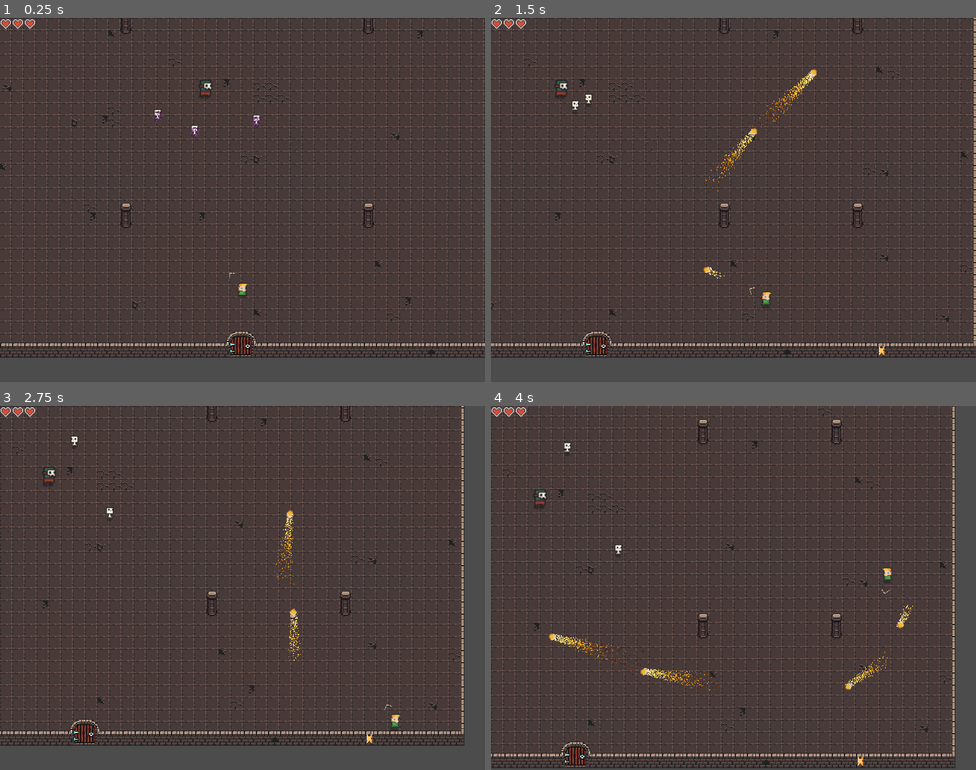
Above: before the commit, frames 1-4 (two rows, left to right).
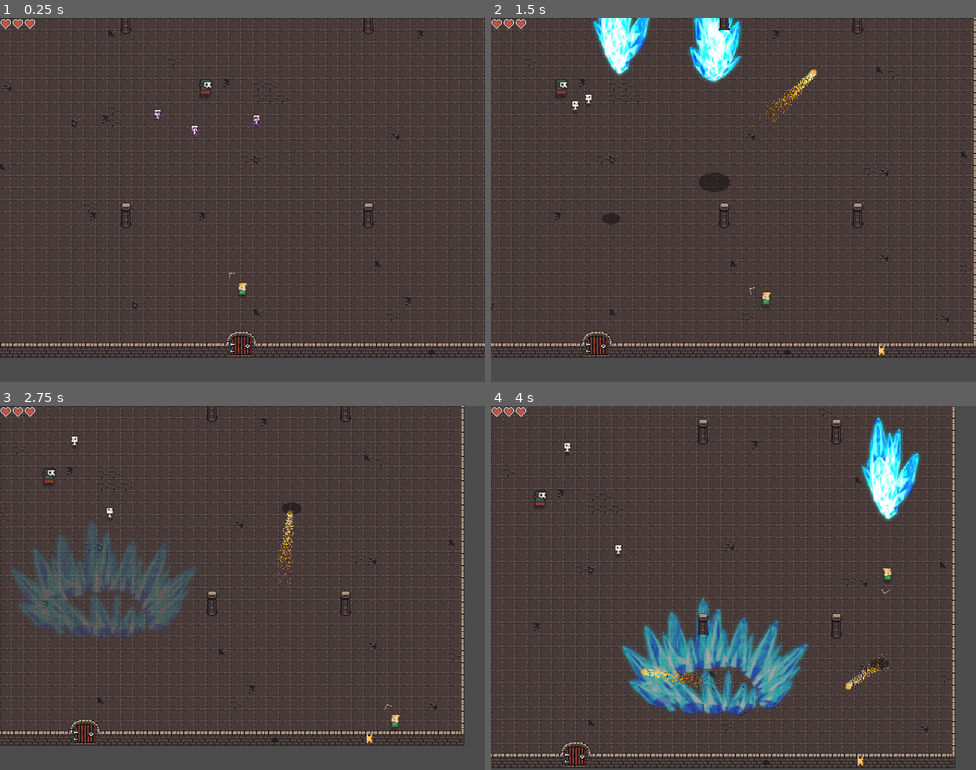
Above: after the commit, the same moments.

Repository: lungdart/cowardly_crawler
Game: Godot game, scene res://src/level/main level.tscn
The game is run twice, just before and just after one commit, with the same random seed, the same clock (stepped at 60 frames per second) and the same inputs.
Inputs (mouse positions are in pixels of both pictures, inside the frame that each line leads up to):
- Up to frame 1 (0.25 s): no input
- Up to frame 2 (1.5 s): move the mouse to (840, 181) at 0.52 s; press the mouse at (840, 181) at 0.53 s; hold D (move_right) 0.53-1.28 s; right-click (840, 181) at 0.8 s; move the mouse to (636, 218) at 1.27 s; release the mouse at (636, 218) at 1.28 s; hold S (move_down) from 1.28 s (still down); right-click (636, 218) at 1.35 s
- Up to frame 3 (2.75 s): click (145, 606) at 1.55 s; move the mouse to (291, 507) at 2.02 s; release S (move_down) at 2.03 s; press the mouse at (291, 507) at 2.03 s; hold D (move_right) from 2.03 s (still down); right-click (291, 507) at 2.3 s
- Up to frame 4 (4 s): move the mouse to (709, 660) at 2.77 s; release D (move_right) at 2.78 s; release the mouse at (709, 660) at 2.78 s; hold W (move_up) 2.78-3.53 s; right-click (709, 660) at 2.85 s; click (709, 660) at 3.05 s; move the mouse to (879, 642) at 3.52 s; press the mouse at (879, 642) at 3.53 s; hold A (move_left) from 3.53 s (still down); right-click (879, 642) at 3.8 s

The runs differ from the first frame. In frame 1, 0.1% of the frame differs, in the area x 41-52%, y 16-77%; in frame 2, 3.3%; in frame 3, 6.3%; in frame 4, 9.0%, in the area x 8-89%, y 0-85%.

Commit message:
Beginings of ICE spell

Diff:
--- a/src/actors/enemies/necromancer/Necromancer.tscn
+++ b/src/actors/enemies/necromancer/Necromancer.tscn
@@ -15,36 +15,36 @@
 [ext_resource path="res://src/actors/enemies/necromancer/Sight.gd" type="Script" id=13]
 [ext_resource path="res://src/shaders/flash_white.shader" type="Shader" id=14]
 
-[sub_resource type="ShaderMaterial" id=6]
+[sub_resource type="ShaderMaterial" id=1]
 shader = ExtResource( 14 )
 shader_param/active = false
 
-[sub_resource type="SpriteFrames" id=1]
+[sub_resource type="SpriteFrames" id=2]
 animations = [ {
+"frames": [ ExtResource( 3 ), ExtResource( 6 ), ExtResource( 5 ), ExtResource( 4 ) ],
+"loop": true,
+"name": "Idle",
+"speed": 10.0
+}, {
 "frames": [ ExtResource( 9 ), ExtResource( 2 ), ExtResource( 7 ), ExtResource( 8 ) ],
 "loop": true,
 "name": "Move",
 "speed": 10.0
-}, {
-"frames": [ ExtResource( 3 ), ExtResource( 6 ), ExtResource( 5 ), ExtResource( 4 ) ],
-"loop": true,
-"name": "Idle",
-"speed": 10.0
 } ]
 
-[sub_resource type="CapsuleShape2D" id=2]
+[sub_resource type="CapsuleShape2D" id=3]
 radius = 3.37011
 height = 5.58009
 
-[sub_resource type="CapsuleShape2D" id=3]
+[sub_resource type="CapsuleShape2D" id=4]
 radius = 7.51614
 height = 9.22137
 
-[sub_resource type="CapsuleShape2D" id=4]
+[sub_resource type="CapsuleShape2D" id=5]
 radius = 8.67841
 height = 7.28424
 
-[sub_resource type="CircleShape2D" id=5]
+[sub_resource type="CircleShape2D" id=6]
 radius = 90.0
 
 [sub_resource type="Animation" id=7]
@@ -91,18 +91,18 @@
 texture = ExtResource( 10 )
 
 [node name="Sprite" type="AnimatedSprite" parent="."]
-material = SubResource( 6 )
+material = SubResource( 1 )
 scale = Vector2( 1.5, 1.5 )
-frames = SubResource( 1 )
+frames = SubResource( 2 )
 animation = "Idle"
-frame = 1
+frame = 2
 playing = true
 
 [node name="Boundry" type="CollisionShape2D" parent="."]
 visible = false
 position = Vector2( 0.387428, 6.77991 )
 rotation = 1.5708
-shape = SubResource( 2 )
+shape = SubResource( 3 )
 
 [node name="HurtBox" type="Area2D" parent="."]
 visible = false
--- a/src/actors/player/Player.gd
+++ b/src/actors/player/Player.gd
@@ -26,11 +26,12 @@
 onready var targetCursor = $"Target Origin"
 
 onready var projectiles = {
-	"fireball": preload("res://src/particles/fireball.tscn")
+	"fireball": preload("res://src/particles/Fireball.tscn"),
+	"ice": preload("res://src/particles/Ice.tscn")
 }
 onready var equipped_projectiles = [
 	projectiles["fireball"],
-	projectiles["fireball"]
+	projectiles["ice"]
 ]
 
 func _ready():
@@ -113,10 +114,7 @@
 
 	var projectile = self.equipped_projectiles[id]
 	var instance = projectile.instance()
-	instance.rotation = self.target_angle
-	instance.direction = -Vector2(cos(self.target_angle), sin(self.target_angle))
-	instance.position = global_position + (instance.direction * 48)
-
+	instance.init(global_position, get_global_mouse_position())
 	get_tree().get_root().add_child(instance)
 
 
--- a/src/actors/player/Player.tscn
+++ b/src/actors/player/Player.tscn
@@ -22,6 +22,11 @@
 
 [sub_resource type="SpriteFrames" id=2]
 animations = [ {
+"frames": [ ExtResource( 9 ), ExtResource( 7 ), ExtResource( 8 ), ExtResource( 5 ) ],
+"loop": true,
+"name": "Idle",
+"speed": 10.0
+}, {
 "frames": [ ExtResource( 4 ), ExtResource( 3 ), ExtResource( 2 ), ExtResource( 6 ) ],
 "loop": true,
 "name": "Move",
@@ -31,11 +36,6 @@
 "loop": true,
 "name": "Hurt",
 "speed": 5.0
-}, {
-"frames": [ ExtResource( 9 ), ExtResource( 7 ), ExtResource( 8 ), ExtResource( 5 ) ],
-"loop": true,
-"name": "Idle",
-"speed": 10.0
 } ]
 
 [sub_resource type="CapsuleShape2D" id=3]
@@ -151,7 +151,8 @@
 material = SubResource( 1 )
 position = Vector2( 0, -4 )
 frames = SubResource( 2 )
-animation = "Hurt"
+animation = "Idle"
+frame = 1
 playing = true
 
 [node name="Boundry" type="CollisionShape2D" parent="."]
--- a/src/level/main level.tscn
+++ b/src/level/main level.tscn
@@ -81,9 +81,15 @@
 [sub_resource type="ConvexPolygonShape2D" id=25]
 points = PoolVector2Array( 0, 0, 16, 0, 16, 16, 0, 16 )
 
+[sub_resource type="ConvexPolygonShape2D" id=26]
+points = PoolVector2Array( 0, 0, 16, 0, 16, 16, 0, 16 )
+
 [sub_resource type="ConvexPolygonShape2D" id=27]
 points = PoolVector2Array( 0, 0, 16, 0, 16, 16, 0, 16 )
 
+[sub_resource type="ConvexPolygonShape2D" id=28]
+points = PoolVector2Array( 0, 0, 16, 0, 16, 16, 0, 16 )
+
 [sub_resource type="ConvexPolygonShape2D" id=29]
 points = PoolVector2Array( 0, 0, 16, 0, 16, 16, 0, 16 )
 
@@ -91,99 +97,93 @@
 points = PoolVector2Array( 0, 0, 16, 0, 16, 16, 0, 16 )
 
 [sub_resource type="ConvexPolygonShape2D" id=31]
-points = PoolVector2Array( 0, 0, 16, 0, 16, 16, 0, 16 )
+points = PoolVector2Array( 10.9311, 12.308, 15.5825, 12.308, 16, 16, 11.1249, 16 )
+
+[sub_resource type="ConvexPolygonShape2D" id=32]
+points = PoolVector2Array( 0, 11.9204, 4.81526, 12.1142, 5.00906, 16, 0, 16 )
+
+[sub_resource type="ConvexPolygonShape2D" id=33]
+points = PoolVector2Array( 0, 0, 4.81061, 0, 5.00906, 16, 0, 16 )
 
 [sub_resource type="ConvexPolygonShape2D" id=34]
-points = PoolVector2Array( 0, 0, 16, 0, 16, 16, 0, 16 )
+points = PoolVector2Array( 11.3187, 0, 16, 0, 16, 16, 11.5125, 16 )
 
 [sub_resource type="ConvexPolygonShape2D" id=35]
-points = PoolVector2Array( 10.9311, 12.308, 15.5825, 12.308, 16, 16, 11.1249, 16 )
+points = PoolVector2Array( 10.9311, 0, 16, 0, 16, 16, 10.9311, 16 )
 
 [sub_resource type="ConvexPolygonShape2D" id=36]
-points = PoolVector2Array( 0, 11.9204, 4.81526, 12.1142, 5.00906, 16, 0, 16 )
+points = PoolVector2Array( 0, 0, 5.39668, 0.270096, 5.39668, 16, 0, 16 )
 
 [sub_resource type="ConvexPolygonShape2D" id=37]
-points = PoolVector2Array( 0, 0, 4.81061, 0, 5.00906, 16, 0, 16 )
+points = PoolVector2Array( 0, 0, 16, 0, 16, 16, 0, 16 )
 
 [sub_resource type="ConvexPolygonShape2D" id=38]
-points = PoolVector2Array( 11.3187, 0, 16, 0, 16, 16, 11.5125, 16 )
+points = PoolVector2Array( 11.6625, 0.37796, 15.5387, 0.37796, 15.5387, 16, 0.227951, 15.8825, 0.0341492, 12.0063, 11.6625, 12.0063 )
 
 [sub_resource type="ConvexPolygonShape2D" id=39]
-points = PoolVector2Array( 10.9311, 0, 16, 0, 16, 16, 10.9311, 16 )
+points = PoolVector2Array( 0, 0.184143, 4.38383, 0.37796, 4.57765, 11.6187, 15.6246, 11.8125, 15.8184, 15.6887, 0, 15.6887 )
 
 [sub_resource type="ConvexPolygonShape2D" id=40]
-points = PoolVector2Array( 0, 0, 5.39668, 0.270096, 5.39668, 16, 0, 16 )
+points = PoolVector2Array( 0, 0, 16, 0, 16, 16, 0, 16 )
 
 [sub_resource type="ConvexPolygonShape2D" id=41]
-points = PoolVector2Array( 0, 0, 16, 0, 16, 16, 0, 16 )
+points = PoolVector2Array( 15.7544, 15.9903, 0.249847, 15.9903, 0.249847, 12.5018, 15.7544, 12.5018 )
 
 [sub_resource type="ConvexPolygonShape2D" id=42]
-points = PoolVector2Array( 11.6625, 0.37796, 15.5387, 0.37796, 15.5387, 16, 0.227951, 15.8825, 0.0341492, 12.0063, 11.6625, 12.0063 )
+points = PoolVector2Array( 15.8403, 16, 0, 16, 0, 12.308, 15.8403, 12.308 )
 
 [sub_resource type="ConvexPolygonShape2D" id=43]
-points = PoolVector2Array( 0, 0.184143, 4.38383, 0.37796, 4.57765, 11.6187, 15.6246, 11.8125, 15.8184, 15.6887, 0, 15.6887 )
+points = PoolVector2Array( 15.8403, 0.270096, 16, 16, 0, 16, 0, 12.2861, 11.189, 12.4799, 11.3828, 0 )
 
 [sub_resource type="ConvexPolygonShape2D" id=44]
-points = PoolVector2Array( 0, 0, 16, 0, 16, 16, 0, 16 )
+points = PoolVector2Array( 0, 0, 4.5136, 0, 4.70741, 12.2861, 16, 12.2861, 16, 16, 0, 16 )
 
 [sub_resource type="ConvexPolygonShape2D" id=45]
-points = PoolVector2Array( 15.7544, 15.9903, 0.249847, 15.9903, 0.249847, 12.5018, 15.7544, 12.5018 )
+points = PoolVector2Array( 16, 16, 0, 16, 0.163895, 11.7063, 16, 11.9002 )
 
 [sub_resource type="ConvexPolygonShape2D" id=46]
-points = PoolVector2Array( 15.8403, 16, 0, 16, 0, 12.308, 15.8403, 12.308 )
+points = PoolVector2Array( 16, 16, 0, 16, 0, 11.7063, 16, 11.7063 )
 
 [sub_resource type="ConvexPolygonShape2D" id=47]
-points = PoolVector2Array( 15.8403, 0.270096, 16, 16, 0, 16, 0, 12.2861, 11.189, 12.4799, 11.3828, 0 )
+points = PoolVector2Array( 16, 16, 0, 16, 0, 12.094, 16, 12.094 )
 
 [sub_resource type="ConvexPolygonShape2D" id=48]
-points = PoolVector2Array( 0, 0, 4.5136, 0, 4.70741, 12.2861, 16, 12.2861, 16, 16, 0, 16 )
+points = PoolVector2Array( 0, 12.2878, 1.97221, 12.094, 2.55363, 9.57447, 13.4068, 9.38067, 14.182, 11.9002, 16, 12.094, 16, 16, 0, 16 )
 
 [sub_resource type="ConvexPolygonShape2D" id=49]
-points = PoolVector2Array( 16, 16, 0, 16, 0.163895, 11.7063, 16, 11.9002 )
+points = PoolVector2Array( 0, 12.2878, 2.25197, 12.2878, 2.83339, 8.99306, 13.6866, 9.18686, 14.268, 12.2878, 16, 12.2878, 16, 16, 0, 16 )
 
 [sub_resource type="ConvexPolygonShape2D" id=50]
-points = PoolVector2Array( 16, 16, 0, 16, 0, 11.7063, 16, 11.7063 )
+points = PoolVector2Array( 0, 13.063, 1.9503, 12.094, 2.91934, 9.76828, 12.6097, 9.38067, 13.9663, 12.2878, 16, 12.6754, 16, 16, 0, 16 )
 
 [sub_resource type="ConvexPolygonShape2D" id=51]
-points = PoolVector2Array( 16, 16, 0, 16, 0, 12.094, 16, 12.094 )
+points = PoolVector2Array( 16, 16, 0, 16, 0, 11.553, 16, 11.553 )
 
 [sub_resource type="ConvexPolygonShape2D" id=52]
-points = PoolVector2Array( 0, 12.2878, 1.97221, 12.094, 2.55363, 9.57447, 13.4068, 9.38067, 14.182, 11.9002, 16, 12.094, 16, 16, 0, 16 )
+points = PoolVector2Array( 16, 16, 0.0560379, 16, 0.0560379, 11.553, 16, 11.553 )
 
 [sub_resource type="ConvexPolygonShape2D" id=53]
-points = PoolVector2Array( 0, 12.2878, 2.25197, 12.2878, 2.83339, 8.99306, 13.6866, 9.18686, 14.268, 12.2878, 16, 12.2878, 16, 16, 0, 16 )
+points = PoolVector2Array( 16, 16, 0, 16, 0, 11.553, 16, 11.553 )
 
 [sub_resource type="ConvexPolygonShape2D" id=54]
-points = PoolVector2Array( 0, 13.063, 1.9503, 12.094, 2.91934, 9.76828, 12.6097, 9.38067, 13.9663, 12.2878, 16, 12.6754, 16, 16, 0, 16 )
-
-[sub_resource type="ConvexPolygonShape2D" id=60]
-points = PoolVector2Array( 16, 16, 0, 16, 0, 11.553, 16, 11.553 )
-
-[sub_resource type="ConvexPolygonShape2D" id=61]
-points = PoolVector2Array( 16, 16, 0.0560379, 16, 0.0560379, 11.553, 16, 11.553 )
-
-[sub_resource type="ConvexPolygonShape2D" id=62]
-points = PoolVector2Array( 16, 16, 0, 16, 0, 11.553, 16, 11.553 )
-
-[sub_resource type="ConvexPolygonShape2D" id=63]
 points = PoolVector2Array( 16, 16, 0.0341415, 16, 0.0341415, 11.553, 16, 11.553 )
 
-[sub_resource type="ConvexPolygonShape2D" id=64]
+[sub_resource type="ConvexPolygonShape2D" id=55]
 points = PoolVector2Array( 15.4308, 0, 10.9733, 3.80473, 4.77145, 3.80473, 0.701515, 0 )
 
-[sub_resource type="ConvexPolygonShape2D" id=65]
+[sub_resource type="ConvexPolygonShape2D" id=56]
 points = PoolVector2Array( 16, 0, 11.8344, 3.61093, 4.27598, 3.61093, 0.399849, 0 )
 
-[sub_resource type="ConvexPolygonShape2D" id=66]
+[sub_resource type="ConvexPolygonShape2D" id=57]
 points = PoolVector2Array( 0.507713, 16, 2.63958, 13.9905, 13.4928, 13.9905, 15.4308, 15.9286 )
 
-[sub_resource type="ConvexPolygonShape2D" id=67]
-points = PoolVector2Array( 0, 0, 16, 0, 16, 16, 0, 16 )
-
-[sub_resource type="ConvexPolygonShape2D" id=68]
+[sub_resource type="ConvexPolygonShape2D" id=58]
+points = PoolVector2Array( 0, 0, 16, 0, 16, 16, 0, 16 )
+
+[sub_resource type="ConvexPolygonShape2D" id=59]
 points = PoolVector2Array( 16, 16, 0, 16, 0, 12.1603, 16, 12.1603 )
 
-[sub_resource type="TileSet" id=59]
+[sub_resource type="TileSet" id=60]
 0/name = "0x72_DungeonTilesetII_v1.3.png 0"
 0/texture = ExtResource( 2 )
 0/tex_offset = Vector2( 0, 0 )
@@ -358,205 +358,205 @@
 "autotile_coord": Vector2( 3, 15 ),
 "one_way": false,
 "one_way_margin": 1.0,
+"shape": SubResource( 26 ),
+"shape_transform": Transform2D( 1, 0, 0, 1, 0, 0 )
+}, {
+"autotile_coord": Vector2( 4, 15 ),
+"one_way": false,
+"one_way_margin": 1.0,
 "shape": SubResource( 27 ),
 "shape_transform": Transform2D( 1, 0, 0, 1, 0, 0 )
 }, {
-"autotile_coord": Vector2( 4, 15 ),
+"autotile_coord": Vector2( 5, 15 ),
+"one_way": false,
+"one_way_margin": 1.0,
+"shape": SubResource( 28 ),
+"shape_transform": Transform2D( 1, 0, 0, 1, 0, 0 )
+}, {
+"autotile_coord": Vector2( 5, 15 ),
 "one_way": false,
 "one_way_margin": 1.0,
 "shape": SubResource( 29 ),
 "shape_transform": Transform2D( 1, 0, 0, 1, 0, 0 )
 }, {
-"autotile_coord": Vector2( 5, 15 ),
+"autotile_coord": Vector2( 6, 15 ),
 "one_way": false,
 "one_way_margin": 1.0,
 "shape": SubResource( 30 ),
 "shape_transform": Transform2D( 1, 0, 0, 1, 0, 0 )
 }, {
-"autotile_coord": Vector2( 5, 15 ),
+"autotile_coord": Vector2( 0, 7 ),
 "one_way": false,
 "one_way_margin": 1.0,
 "shape": SubResource( 31 ),
 "shape_transform": Transform2D( 1, 0, 0, 1, 0, 0 )
 }, {
-"autotile_coord": Vector2( 6, 15 ),
+"autotile_coord": Vector2( 1, 7 ),
+"one_way": false,
+"one_way_margin": 1.0,
+"shape": SubResource( 32 ),
+"shape_transform": Transform2D( 1, 0, 0, 1, 0, 0 )
+}, {
+"autotile_coord": Vector2( 1, 8 ),
+"one_way": false,
+"one_way_margin": 1.0,
+"shape": SubResource( 33 ),
+"shape_transform": Transform2D( 1, 0, 0, 1, 0, 0 )
+}, {
+"autotile_coord": Vector2( 0, 8 ),
 "one_way": false,
 "one_way_margin": 1.0,
 "shape": SubResource( 34 ),
 "shape_transform": Transform2D( 1, 0, 0, 1, 0, 0 )
 }, {
-"autotile_coord": Vector2( 0, 7 ),
+"autotile_coord": Vector2( 0, 9 ),
 "one_way": false,
 "one_way_margin": 1.0,
 "shape": SubResource( 35 ),
 "shape_transform": Transform2D( 1, 0, 0, 1, 0, 0 )
 }, {
-"autotile_coord": Vector2( 1, 7 ),
+"autotile_coord": Vector2( 1, 9 ),
 "one_way": false,
 "one_way_margin": 1.0,
 "shape": SubResource( 36 ),
 "shape_transform": Transform2D( 1, 0, 0, 1, 0, 0 )
 }, {
-"autotile_coord": Vector2( 1, 8 ),
+"autotile_coord": Vector2( 2, 2 ),
 "one_way": false,
 "one_way_margin": 1.0,
 "shape": SubResource( 37 ),
 "shape_transform": Transform2D( 1, 0, 0, 1, 0, 0 )
 }, {
-"autotile_coord": Vector2( 0, 8 ),
+"autotile_coord": Vector2( 4, 8 ),
 "one_way": false,
 "one_way_margin": 1.0,
 "shape": SubResource( 38 ),
 "shape_transform": Transform2D( 1, 0, 0, 1, 0, 0 )
 }, {
-"autotile_coord": Vector2( 0, 9 ),
+"autotile_coord": Vector2( 5, 8 ),
 "one_way": false,
 "one_way_margin": 1.0,
 "shape": SubResource( 39 ),
 "shape_transform": Transform2D( 1, 0, 0, 1, 0, 0 )
 }, {
-"autotile_coord": Vector2( 1, 9 ),
+"autotile_coord": Vector2( 5, 9 ),
 "one_way": false,
 "one_way_margin": 1.0,
 "shape": SubResource( 40 ),
 "shape_transform": Transform2D( 1, 0, 0, 1, 0, 0 )
 }, {
-"autotile_coord": Vector2( 2, 2 ),
+"autotile_coord": Vector2( 2, 7 ),
 "one_way": false,
 "one_way_margin": 1.0,
 "shape": SubResource( 41 ),
 "shape_transform": Transform2D( 1, 0, 0, 1, 0, 0 )
 }, {
-"autotile_coord": Vector2( 4, 8 ),
+"autotile_coord": Vector2( 3, 7 ),
 "one_way": false,
 "one_way_margin": 1.0,
 "shape": SubResource( 42 ),
 "shape_transform": Transform2D( 1, 0, 0, 1, 0, 0 )
 }, {
-"autotile_coord": Vector2( 5, 8 ),
+"autotile_coord": Vector2( 3, 9 ),
 "one_way": false,
 "one_way_margin": 1.0,
 "shape": SubResource( 43 ),
 "shape_transform": Transform2D( 1, 0, 0, 1, 0, 0 )
 }, {
-"autotile_coord": Vector2( 5, 9 ),
+"autotile_coord": Vector2( 2, 9 ),
 "one_way": false,
 "one_way_margin": 1.0,
 "shape": SubResource( 44 ),
 "shape_transform": Transform2D( 1, 0, 0, 1, 0, 0 )
 }, {
-"autotile_coord": Vector2( 2, 7 ),
+"autotile_coord": Vector2( 1, 0 ),
 "one_way": false,
 "one_way_margin": 1.0,
 "shape": SubResource( 45 ),
 "shape_transform": Transform2D( 1, 0, 0, 1, 0, 0 )
 }, {
-"autotile_coord": Vector2( 3, 7 ),
+"autotile_coord": Vector2( 2, 0 ),
 "one_way": false,
 "one_way_margin": 1.0,
 "shape": SubResource( 46 ),
 "shape_transform": Transform2D( 1, 0, 0, 1, 0, 0 )
 }, {
-"autotile_coord": Vector2( 3, 9 ),
+"autotile_coord": Vector2( 3, 0 ),
 "one_way": false,
 "one_way_margin": 1.0,
 "shape": SubResource( 47 ),
 "shape_transform": Transform2D( 1, 0, 0, 1, 0, 0 )
 }, {
-"autotile_coord": Vector2( 2, 9 ),
+"autotile_coord": Vector2( 4, 0 ),
 "one_way": false,
 "one_way_margin": 1.0,
 "shape": SubResource( 48 ),
 "shape_transform": Transform2D( 1, 0, 0, 1, 0, 0 )
 }, {
-"autotile_coord": Vector2( 1, 0 ),
+"autotile_coord": Vector2( 5, 0 ),
 "one_way": false,
 "one_way_margin": 1.0,
 "shape": SubResource( 49 ),
 "shape_transform": Transform2D( 1, 0, 0, 1, 0, 0 )
 }, {
-"autotile_coord": Vector2( 2, 0 ),
+"autotile_coord": Vector2( 6, 0 ),
 "one_way": false,
 "one_way_margin": 1.0,
 "shape": SubResource( 50 ),
 "shape_transform": Transform2D( 1, 0, 0, 1, 0, 0 )
 }, {
-"autotile_coord": Vector2( 3, 0 ),
+"autotile_coord": Vector2( 1, 14 ),
 "one_way": false,
 "one_way_margin": 1.0,
 "shape": SubResource( 51 ),
 "shape_transform": Transform2D( 1, 0, 0, 1, 0, 0 )
 }, {
-"autotile_coord": Vector2( 4, 0 ),
+"autotile_coord": Vector2( 2, 14 ),
 "one_way": false,
 "one_way_margin": 1.0,
 "shape": SubResource( 52 ),
 "shape_transform": Transform2D( 1, 0, 0, 1, 0, 0 )
 }, {
-"autotile_coord": Vector2( 5, 0 ),
+"autotile_coord": Vector2( 3, 14 ),
 "one_way": false,
 "one_way_margin": 1.0,
 "shape": SubResource( 53 ),
 "shape_transform": Transform2D( 1, 0, 0, 1, 0, 0 )
 }, {
-"autotile_coord": Vector2( 6, 0 ),
+"autotile_coord": Vector2( 4, 14 ),
 "one_way": false,
 "one_way_margin": 1.0,
 "shape": SubResource( 54 ),
 "shape_transform": Transform2D( 1, 0, 0, 1, 0, 0 )
 }, {
-"autotile_coord": Vector2( 1, 14 ),
-"one_way": false,
-"one_way_margin": 1.0,
-"shape": SubResource( 60 ),
-"shape_transform": Transform2D( 1, 0, 0, 1, 0, 0 )
-}, {
-"autotile_coord": Vector2( 2, 14 ),
-"one_way": false,
-"one_way_margin": 1.0,
-"shape": SubResource( 61 ),
-"shape_transform": Transform2D( 1, 0, 0, 1, 0, 0 )
-}, {
-"autotile_coord": Vector2( 3, 14 ),
-"one_way": false,
-"one_way_margin": 1.0,
-"shape": SubResource( 62 ),
-"shape_transform": Transform2D( 1, 0, 0, 1, 0, 0 )
-}, {
-"autotile_coord": Vector2( 4, 14 ),
-"one_way": false,
-"one_way_margin": 1.0,
-"shape": SubResource( 63 ),
-"shape_transform": Transform2D( 1, 0, 0, 1, 0, 0 )
-}, {
 "autotile_coord": Vector2( 5, 7 ),
 "one_way": false,
 "one_way_margin": 1.0,
-"shape": SubResource( 64 ),
+"shape": SubResource( 55 ),
 "shape_transform": Transform2D( 1, 0, 0, 1, 0, 0 )
 }, {
 "autotile_coord": Vector2( 6, 7 ),
 "one_way": false,
 "one_way_margin": 1.0,
-"shape": SubResource( 65 ),
+"shape": SubResource( 56 ),
 "shape_transform": Transform2D( 1, 0, 0, 1, 0, 0 )
 }, {
 "autotile_coord": Vector2( 5, 6 ),
 "one_way": false,
 "one_way_margin": 1.0,
-"shape": SubResource( 66 ),
+"shape": SubResource( 57 ),
 "shape_transform": Transform2D( 1, 0, 0, 1, 0, 0 )
 }, {
 "autotile_coord": Vector2( 6, 6 ),
 "one_way": false,
 "one_way_margin": 1.0,
-"shape": SubResource( 67 ),
+"shape": SubResource( 58 ),
 "shape_transform": Transform2D( 1, 0, 0, 1, 0, 0 )
 }, {
 "autotile_coord": Vector2( 6, 5 ),
 "one_way": false,
 "one_way_margin": 1.0,
-"shape": SubResource( 68 ),
+"shape": SubResource( 59 ),
 "shape_transform": Transform2D( 1, 0, 0, 1, 0, 0 )
 } ]
 0/z_index = 0
--- /dev/null
+++ b/src/particles/Ice.gd
@@ -0,0 +1,23 @@
+extends StaticBody2D
+
+
+onready var animationPlayer = $AnimationPlayer
+onready var animatedSprite = $Projectile
+onready var shadowSprite = $Shadow
+onready var timer = $FreeTimer
+
+
+func _ready():
+	self.shadowSprite.set_visible(true)
+	self.animatedSprite.set_visible(true)
+	self.animationPlayer.play("fall")
+
+func init(player_position, mouse_position):
+	global_position = mouse_position
+
+func _on_FreeTimer_timeout():
+	queue_free()
+
+func _on_AnimationPlayer_animation_finished(anim_name):
+	if anim_name == "fall":
+		self.timer.start()
--- /dev/null
+++ b/src/particles/Ice.tscn
@@ -0,0 +1,180 @@
+[gd_scene load_steps=18 format=2]
+
+[ext_resource path="res://asset/PC Computer - RPG Maker MV - Ice 2.png" type="Texture" id=1]
+[ext_resource path="res://src/particles/Ice.gd" type="Script" id=2]
+[ext_resource path="res://asset/LargeShadow.png" type="Texture" id=3]
+
+[sub_resource type="AtlasTexture" id=1]
+atlas = ExtResource( 1 )
+region = Rect2( 768, 192, 192, 192 )
+
+[sub_resource type="AtlasTexture" id=2]
+atlas = ExtResource( 1 )
+region = Rect2( 0, 384, 192, 192 )
+
+[sub_resource type="AtlasTexture" id=3]
+atlas = ExtResource( 1 )
+region = Rect2( 192, 384, 192, 192 )
+
+[sub_resource type="AtlasTexture" id=4]
+atlas = ExtResource( 1 )
+region = Rect2( 384, 384, 192, 192 )
+
+[sub_resource type="AtlasTexture" id=5]
+atlas = ExtResource( 1 )
+region = Rect2( 576, 384, 192, 192 )
+
+[sub_resource type="AtlasTexture" id=6]
+atlas = ExtResource( 1 )
+region = Rect2( 768, 384, 192, 192 )
+
+[sub_resource type="AtlasTexture" id=7]
+atlas = ExtResource( 1 )
+region = Rect2( 0, 576, 192, 192 )
+
+[sub_resource type="AtlasTexture" id=8]
+atlas = ExtResource( 1 )
+region = Rect2( 192, 576, 192, 192 )
+
+[sub_resource type="AtlasTexture" id=9]
+atlas = ExtResource( 1 )
+region = Rect2( 384, 576, 192, 192 )
+
+[sub_resource type="AtlasTexture" id=10]
+atlas = ExtResource( 1 )
+region = Rect2( 576, 576, 192, 192 )
+
+[sub_resource type="AtlasTexture" id=11]
+atlas = ExtResource( 1 )
+region = Rect2( 768, 576, 192, 192 )
+
+[sub_resource type="AtlasTexture" id=12]
+atlas = ExtResource( 1 )
+region = Rect2( 0, 768, 192, 192 )
+
+[sub_resource type="SpriteFrames" id=13]
+animations = [ {
+"frames": [ SubResource( 1 ), SubResource( 2 ), SubResource( 3 ), SubResource( 4 ), SubResource( 5 ), SubResource( 6 ), SubResource( 7 ), SubResource( 8 ), SubResource( 9 ), SubResource( 10 ) ],
+"loop": true,
+"name": "Projectile",
+"speed": 10.0
+}, {
+"frames": [ SubResource( 11 ), SubResource( 12 ) ],
+"loop": false,
+"name": "Splash",
+"speed": 10.0
+} ]
+
+[sub_resource type="Animation" id=14]
+resource_name = "fall"
+length = 1.5
+tracks/0/type = "value"
+tracks/0/path = NodePath("Projectile:position")
+tracks/0/interp = 1
+tracks/0/loop_wrap = true
+tracks/0/imported = false
+tracks/0/enabled = true
+tracks/0/keys = {
+"times": PoolRealArray( 0, 0.4, 0.8 ),
+"transitions": PoolRealArray( 1, 3.4822, 1 ),
+"update": 0,
+"values": [ Vector2( 0, -256 ), Vector2( 0, -256 ), Vector2( 0, -64 ) ]
+}
+tracks/1/type = "value"
+tracks/1/path = NodePath("Shadow:scale")
+tracks/1/interp = 1
+tracks/1/loop_wrap = true
+tracks/1/imported = false
+tracks/1/enabled = true
+tracks/1/keys = {
+"times": PoolRealArray( 0, 0.4, 0.8 ),
+"transitions": PoolRealArray( 1, 1, 1 ),
+"update": 0,
+"values": [ Vector2( 0.75, 0.75 ), Vector2( 0.75, 0.75 ), Vector2( 1.5, 1.5 ) ]
+}
+tracks/2/type = "value"
+tracks/2/path = NodePath("Projectile:animation")
+tracks/2/interp = 1
+tracks/2/loop_wrap = true
+tracks/2/imported = false
+tracks/2/enabled = true
+tracks/2/keys = {
+"times": PoolRealArray( 0, 0.8 ),
+"transitions": PoolRealArray( 1, 1 ),
+"update": 1,
+"values": [ "Projectile", "Splash" ]
+}
+tracks/3/type = "value"
+tracks/3/path = NodePath("Shadow:visible")
+tracks/3/interp = 1
+tracks/3/loop_wrap = true
+tracks/3/imported = false
+tracks/3/enabled = true
+tracks/3/keys = {
+"times": PoolRealArray( 0 ),
+"transitions": PoolRealArray( 1 ),
+"update": 1,
+"values": [ true ]
+}
+tracks/4/type = "value"
+tracks/4/path = NodePath("Shadow:modulate")
+tracks/4/interp = 1
+tracks/4/loop_wrap = true
+tracks/4/imported = false
+tracks/4/enabled = true
+tracks/4/keys = {
+"times": PoolRealArray( 0, 0.7, 0.8 ),
+"transitions": PoolRealArray( 1, 1, 1 ),
+"update": 0,
+"values": [ Color( 1, 1, 1, 1 ), Color( 1, 1, 1, 1 ), Color( 1, 1, 1, 0 ) ]
+}
+tracks/5/type = "value"
+tracks/5/path = NodePath("Projectile:scale")
+tracks/5/interp = 1
+tracks/5/loop_wrap = true
+tracks/5/imported = false
+tracks/5/enabled = true
+tracks/5/keys = {
+"times": PoolRealArray( 0, 0.8, 1 ),
+"transitions": PoolRealArray( 1, 1, 1 ),
+"update": 0,
+"values": [ Vector2( 1, 1 ), Vector2( 1, 1 ), Vector2( 1.5, 1.5 ) ]
+}
+tracks/6/type = "value"
+tracks/6/path = NodePath("Projectile:modulate")
+tracks/6/interp = 1
+tracks/6/loop_wrap = true
+tracks/6/imported = false
+tracks/6/enabled = true
+tracks/6/keys = {
+"times": PoolRealArray( 0, 0.8, 1.5 ),
+"transitions": PoolRealArray( 1, 1, 1 ),
+"update": 0,
+"values": [ Color( 1, 1, 1, 1 ), Color( 1, 1, 1, 1 ), Color( 1, 1, 1, 0 ) ]
+}
+
+[node name="IceBlast" type="StaticBody2D"]
+script = ExtResource( 2 )
+
+[node name="Shadow" type="Sprite" parent="."]
+position = Vector2( 0.836243, 0.891167 )
+scale = Vector2( 0.75, 0.75 )
+texture = ExtResource( 3 )
+
+[node name="Projectile" type="AnimatedSprite" parent="."]
+visible = false
+position = Vector2( 0, -256 )
+scale = Vector2( 1, 1 )
+frames = SubResource( 13 )
+animation = "Projectile"
+frame = 4
+playing = true
+
+[node name="AnimationPlayer" type="AnimationPlayer" parent="."]
+anims/fall = SubResource( 14 )
+
+[node name="FreeTimer" type="Timer" parent="."]
+wait_time = 1.5
+one_shot = true
+[connection signal="animation_finished" from="AnimationPlayer" to="." method="_on_AnimationPlayer_animation_finished"]
+[connection signal="timeout" from="FreeTimer" to="." method="_on_FreeTimer_timeout"]
--- a/src/particles/fireball.gd
+++ b/src/particles/fireball.gd
@@ -18,6 +18,12 @@
 	self.explodeParticles.set_emitting(false)
 	self.sprite.visible = true
 
+func init(player_position, mouse_position):
+	var target_angle = player_position.angle_to_point(mouse_position)
+	self.rotation = target_angle
+	self.direction = -Vector2(cos(target_angle), sin(target_angle))
+	self.position = player_position + (self.direction * 48)
+
 func _physics_process(delta):
 	if moving:
 		move(delta)
Binary file added: asset/LargeShadow.png
Not shown, added: asset/LargeShadow.png.import
Binary file added: asset/MediumShadow.png
Not shown, added: asset/MediumShadow.png.import
Binary file added: asset/PC Computer - RPG Maker MV - Ice 2.png
Not shown, added: asset/PC Computer - RPG Maker MV - Ice 2.png.import
Binary file added: asset/SmallShadow.png
Not shown, added: asset/SmallShadow.png.import
Binary file added: asset/shadow.png
Not shown, added: asset/shadow.png.import
Binary file added: asset/snow_flake.png
Not shown, added: asset/snow_flake.png.import
(and 3 more such lines)
